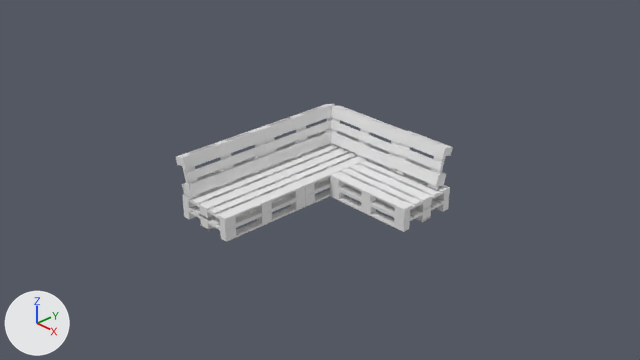
A saved change to the Blender file devanpodon.blend.
The view is the same before and after, from the file's camera 'Camera'. Lighting does not change. The marker at lower left points along +X, +Y and +Z.

Objects in the first picture: 'Куб.001', 'Куб.002', 'Куб.003', 'Куб.004', 'Куб.005', 'Площина.001', 'Площина.002', 'Площина.003', 'Площина.011'.
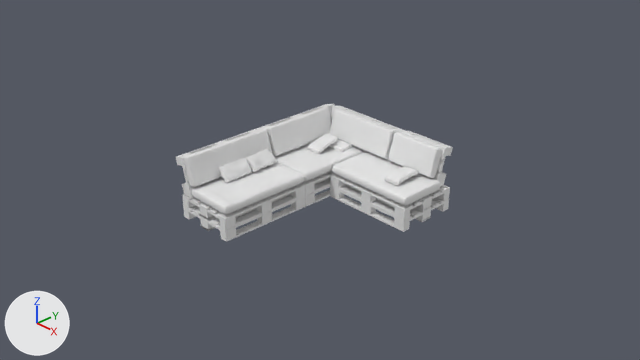
Location of each change, [x1, y1, x2, y2] in pixels of the pictures (640 x 360 px):
'Площина.005', added: after [192, 162, 304, 214]
'Площина', added: after [332, 152, 441, 206]
'Площина.006', added: after [183, 129, 273, 187]
'Площина.008', added: after [330, 109, 396, 159]
'Площина.007', added: after [266, 107, 332, 156]
'Площина.009', added: after [388, 132, 442, 178]
'Площина.004', added: after [275, 143, 363, 181]
'Площина.010', added: after [219, 158, 252, 183]
'Площина.012', added: after [246, 149, 277, 172]
'Площина.015', added: after [384, 167, 418, 186]
'Площина.013', added: after [307, 134, 338, 154]
'Площина.014', added: after [328, 140, 352, 152]
'Площина.002', unchanged, covered by the edit: before [176, 129, 271, 199]; after [176, 129, 261, 199]
'Площина.003', unchanged, covered by the edit: before [327, 106, 405, 171]; after [331, 106, 405, 153]
'Площина.001', unchanged, covered by the edit: before [257, 104, 335, 168]; after [257, 104, 335, 157]
'Куб.003', unchanged, covered by the edit: before [269, 144, 368, 196]; after [302, 171, 334, 196]

The change, as a diff of the scene's bpy script:
```diff
--- a/devanpodon.blend.py
+++ b/devanpodon.blend.py
@@ ob_площина_015 @@
+ob_площина_015 = bpy.data.objects.new('Площина.015', me_площина_014)  # 482 vertices, 480 faces; spans x -0.32..0.403, y -0.603..0.604, z -0.039..0.151
+ob_площина_015.location = (1.25, 0.122, 0.385)
+ob_площина_015.rotation_euler = (0.0271, -0.00283, 0.0812)  # degrees (1.6, -0.2, 4.7)
+ob_площина_015.scale = (0.309, 0.309, 0.477)
@@ ob_площина_014 @@
+ob_площина_014 = bpy.data.objects.new('Площина.014', me_площина_013)  # 482 vertices, 480 faces; spans x -0.32..0.325, y -0.601..0.595, z -0.073..0.06
+ob_площина_014.location = (0.057, 0.23, 0.376)
+ob_площина_014.rotation_euler = (0.0164, -0.00767, 1.646)  # degrees (0.9, -0.4, 94)
+ob_площина_014.scale = (0.309, 0.309, 0.477)
@@ ob_площина_013 @@
+ob_площина_013 = bpy.data.objects.new('Площина.013', me_площина_012)  # 482 vertices, 480 faces; spans x -0.331..0.416, y -0.604..0.595, z -0.064..0.139
+ob_площина_013.location = (-0.014, 0.074, 0.408)
+ob_площина_013.rotation_euler = (0.222, -0.0217, 0.0666)  # degrees (13, -1.2, 3.8)
+ob_площина_013.scale = (0.309, 0.309, 0.477)
@@ ob_площина_012 @@
+ob_площина_012 = bpy.data.objects.new('Площина.012', me_площина_011)  # 482 vertices, 480 faces; spans x -0.324..0.337, y -0.617..0.599, z -0.054..0.133
+ob_площина_012.location = (-0.114, -0.855, 0.441)
+ob_площина_012.rotation_euler = (-0.0259, 0.706, 0.0915)  # degrees (-1.5, 40, 5.2)
+ob_площина_012.scale = (0.309, 0.309, 0.477)
@@ ob_площина_010 @@
+ob_площина_010 = bpy.data.objects.new('Площина.010', me_площина_010)  # 482 vertices, 480 faces; spans x -0.32..0.328, y -0.618..0.598, z -0.059..0.115
+ob_площина_010.location = (-0.114, -1.243, 0.441)
+ob_площина_010.rotation_euler = (0.0, 0.885, 0.0)  # degrees (0, 51, 0)
+ob_площина_010.scale = (0.309, 0.309, 0.477)
@@ ob_площина_009 @@
+ob_площина_009 = bpy.data.objects.new('Площина.009', me_площина_009)  # 482 vertices, 480 faces; spans x -0.32..0.325, y -0.601..0.595, z -0.06..0.06
+ob_площина_009.location = (1.18, 0.437, 0.546)
+ob_площина_009.rotation_euler = (0.0, 1.262, -1.571)  # degrees (0, 72, -90)
+ob_площина_009.scale = (0.566, 0.566, 0.982)
@@ ob_площина_008 @@
+ob_площина_008 = bpy.data.objects.new('Площина.008', me_площина_009.copy())
+ob_площина_008.location = (0.312, 0.437, 0.546)
+ob_площина_008.rotation_euler = (0.0, 1.262, -1.571)  # degrees (0, 72, -90)
+ob_площина_008.scale = (0.566, 0.838, 0.982)
@@ ob_площина_007 @@
+ob_площина_007 = bpy.data.objects.new('Площина.007', me_площина_009.copy())
+ob_площина_007.location = (-0.27, -0.075, 0.546)
+ob_площина_007.rotation_euler = (0.0, 1.262, 0.0)  # degrees (0, 72, 0)
+ob_площина_007.scale = (0.566, 0.838, 0.982)
@@ ob_площина_006 @@
+ob_площина_006 = bpy.data.objects.new('Площина.006', me_площина_009.copy())
+ob_площина_006.location = (-0.27, -1.196, 0.546)
+ob_площина_006.rotation_euler = (0.0, 1.262, 0.0)  # degrees (0, 72, 0)
+ob_площина_006.scale = (0.566, 1.0, 0.982)
@@ ob_площина_005 @@
+ob_площина_005 = bpy.data.objects.new('Площина.005', me_площина_003)  # 482 vertices, 480 faces; spans x -0.32..0.325, y -0.601..0.595, z -0.061..0.06
+ob_площина_005.location = (0.074, -1.196, 0.297)
@@ ob_площина_004 @@
+ob_площина_004 = bpy.data.objects.new('Площина.004', me_площина_009.copy())
+ob_площина_004.location = (0.074, -0.1, 0.297)
+ob_площина_004.scale = (1.0, 0.829, 1.0)
@@ ob_площина @@
+ob_площина = bpy.data.objects.new('Площина', me_площина_009.copy())
+ob_площина.location = (1.018, 0.12, 0.297)
+ob_площина.rotation_euler = (0.0, 0.0, -1.571)  # degrees (0, 0, -90)
```
